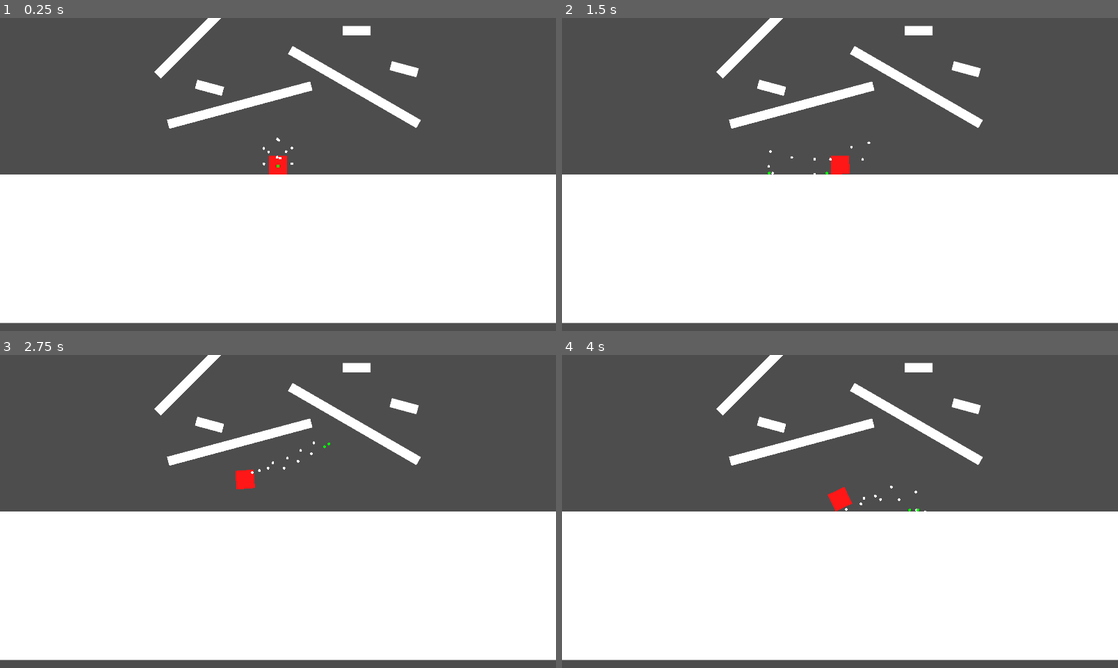
Above: before the commit, frames 1-4 (two rows, left to right).
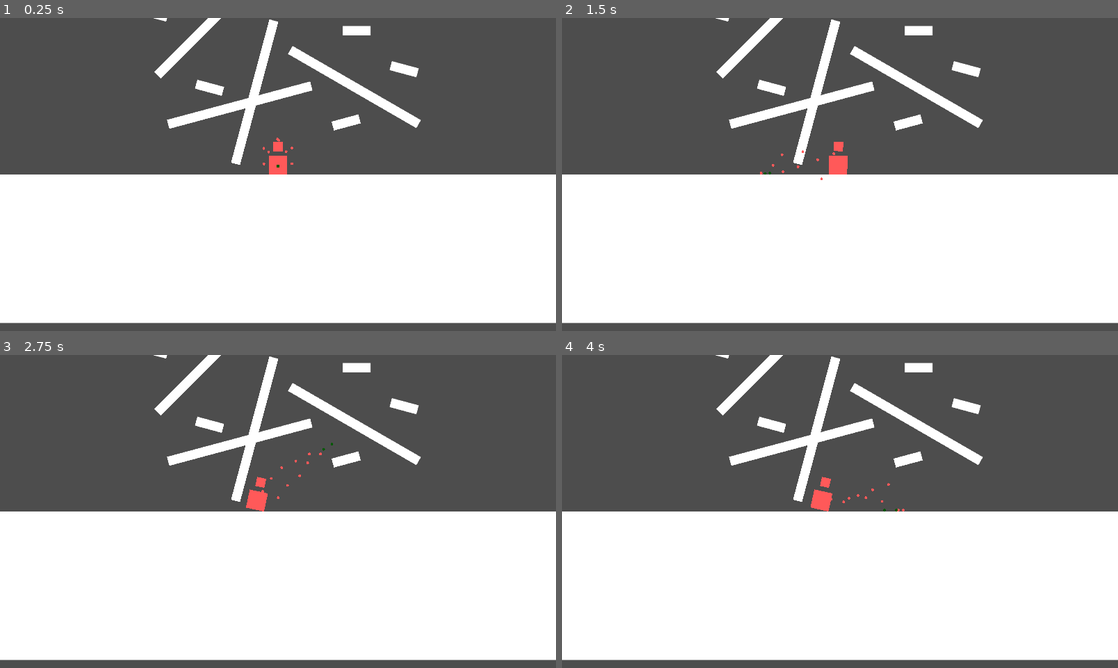
Above: after the commit, the same moments.

Repository: ZuBsPaCe/ludum-dare-55
Game: Godot game, scene res://Scenes/Game.tscn
The game is run twice, just before and just after one commit, with the same random seed, the same clock (stepped at 60 frames per second) and the same inputs.
Inputs (mouse positions are in pixels of both pictures, inside the frame that each line leads up to):
- Up to frame 1 (0.25 s): no input
- Up to frame 2 (1.5 s): tap Enter at 0.5 s; move the mouse to (962, 158) at 0.52 s; click (962, 158) at 0.6 s; move the mouse to (728, 190) at 1.27 s; right-click (728, 190) at 1.35 s
- Up to frame 3 (2.75 s): move the mouse to (333, 442) at 2.02 s; click (333, 442) at 2.1 s
- Up to frame 4 (4 s): move the mouse to (812, 574) at 2.77 s; right-click (812, 574) at 2.85 s; move the mouse to (1006, 558) at 3.52 s; click (1006, 558) at 3.6 s

The runs differ from the first frame. In frame 1, 1.2% of the frame differs, in the area x 27-65%, y 0-50%; in frame 2, 1.2%; in frame 3, 1.3%; in frame 4, 1.4%, in the area x 27-66%, y 0-50%.

Commit message:
Improved sliding. No more bumps on hold-start (prevents cheating).

Diff:
--- a/Chain/Chain.gd
+++ b/Chain/Chain.gd
@@ -9,3 +9,6 @@
 
 func set_fixed_velocity(velocity: Vector2):
 	_chainBody.set_fixed_velocity(velocity)
+
+func unset_fixed_velocity():
+	_chainBody.unset_fixed_velocity()
--- a/Player/Player.gd
+++ b/Player/Player.gd
@@ -12,8 +12,10 @@
 
 const MAX_REACH := 620.0
 
+
 class ArmInfo:
 	var hold_pos: Vector2
+	var sliding: bool
 
 	var joints := []
 	var bodies := []
@@ -66,19 +68,10 @@
 
 
 	if Input.is_action_just_pressed(hold_action):
-		arm.hold_pos = arm.hand.global_position
+		arm.sliding = true
 
 		for joint in arm.joints:
 			joint.softness = HOLD_SOFTNESS
-
-		#var summed_dist := 0.0
-		#for i in range(arm.bodies.size() - 1):
-			#summed_dist += (arm.bodies[i].global_position - arm.bodies[i + 1].global_position).length()
-		#
-		#print(summed_dist)
-		#if summed_dist > 1330:
-		var offset = arm.joints[1].global_position - arm.joints[0].global_position
-		arm.player.apply_central_impulse(offset.normalized() * 500)
 
 	elif Input.is_action_just_released(hold_action):
 		for joint in arm.joints:
@@ -87,20 +80,28 @@
 	var impulse: Vector2
 
 	var target_pos: Vector2
+	var is_holding := false
 	if Input.is_action_pressed(hold_action):
-		if (is_left && GlobalState.left_grip_count == 0) or (!is_left && GlobalState.right_grip_count == 0):
-			arm.hold_pos.y += 100.0 * delta
+		if (is_left && GlobalState.left_grip_count > 0) or (!is_left && GlobalState.right_grip_count > 0):
+			is_holding = true
+			if arm.sliding:
+				arm.sliding = false
+				arm.hold_pos = arm.hand.global_position
 
-		target_pos = arm.hold_pos
-		impulse = (target_pos - arm.hand.global_position) * 50.0
-		arm.hand.set_fixed_velocity(impulse)
-		arm.hand.gravity_scale = 0.0
+			target_pos = arm.hold_pos
+			impulse = (target_pos - arm.hand.global_position) * 50.0
+			arm.hand.set_fixed_velocity(impulse)
+			arm.hand.gravity_scale = 0.0
 
-		var push = Input.get_last_mouse_velocity().x
-		push = clampf(push, -100, 100)
-		arm.player.apply_central_impulse(Vector2.RIGHT * push * 0.05)
+			var push = Input.get_last_mouse_velocity().x
+			push = clampf(push, -100, 100)
+			arm.player.apply_central_impulse(Vector2.RIGHT * push * 0.05)
+		else:
+			arm.sliding = true
+	else:
+		arm.sliding = false
 
-	else:
+	if !is_holding:
 		target_pos = arm.player.get_global_mouse_position()
 
 		var offset = target_pos - arm.shoulder_joint.global_position
@@ -109,9 +110,13 @@
 		offset = offset.limit_length(MAX_REACH)
 		target_pos = arm.shoulder_joint.global_position + offset
 
-		impulse = (target_pos - arm.hand.global_position) * 10.0
+		if !arm.sliding:
+			impulse = (target_pos - arm.hand.global_position) * 10.0
+			arm.hand.set_fixed_velocity(impulse)
+		else:
+			arm.hand.unset_fixed_velocity()
 
-		arm.hand.set_fixed_velocity(impulse)
+
 		arm.hand.gravity_scale = 0.0
 
 
--- a/Player/Player.tscn
+++ b/Player/Player.tscn
@@ -4,13 +4,17 @@
 [ext_resource type="PackedScene" uid="uid://c43fso3cy3cmi" path="res://Chain/Chain.tscn" id="2_obags"]
 
 [node name="Player" type="RigidBody2D"]
+modulate = Color(1, 0.34902, 0.34902, 1)
 collision_layer = 2
 script = ExtResource("1_wydgr")
 chain_scene = ExtResource("2_obags")
 
 [node name="Polygon2D" type="Polygon2D" parent="."]
-color = Color(1, 0.0901961, 0.0901961, 1)
 polygon = PackedVector2Array(-64, -64, 64, -64, 64, 64, -64, 64)
 
 [node name="CollisionPolygon2D" type="CollisionPolygon2D" parent="."]
 polygon = PackedVector2Array(-64, -64, 64, -64, 64, 64, -64, 64)
+
+[node name="Polygon2D2" type="Polygon2D" parent="."]
+position = Vector2(0, -128)
+polygon = PackedVector2Array(-32, 32, 32, 32, 32, -32, -32, -32)
--- a/Scenes/Game.tscn
+++ b/Scenes/Game.tscn
@@ -24,36 +24,48 @@
 
 [node name="Player" parent="." instance=ExtResource("1_sk4w4")]
 
-[node name="Grip02" parent="." instance=ExtResource("4_7di1l")]
+[node name="Grips" type="Node2D" parent="."]
+z_index = -1
+
+[node name="Grip02" parent="Grips" instance=ExtResource("4_7di1l")]
 position = Vector2(-256, -448)
 rotation = -0.261799
 
-[node name="Grip03" parent="." instance=ExtResource("4_7di1l")]
+[node name="Grip03" parent="Grips" instance=ExtResource("4_7di1l")]
 position = Vector2(512, -576)
 rotation = 0.523598
 
-[node name="Grip04" parent="." instance=ExtResource("4_7di1l")]
+[node name="Grip04" parent="Grips" instance=ExtResource("4_7di1l")]
 position = Vector2(-448, -1024)
 rotation = -0.785397
 
-[node name="Grip05" parent="." instance=ExtResource("4_7di1l")]
+[node name="Grip05" parent="Grips" instance=ExtResource("4_7di1l")]
 position = Vector2(576, -1344)
 rotation = -0.261799
 
-[node name="Grip07" parent="." instance=ExtResource("4_7di1l")]
+[node name="Grip07" parent="Grips" instance=ExtResource("4_7di1l")]
 position = Vector2(-832, -1664)
 rotation = 0.261799
 
-[node name="Grip01" parent="." instance=ExtResource("4_f673y")]
+[node name="Grip10" parent="Grips" instance=ExtResource("4_7di1l")]
+position = Vector2(-192, -576)
+rotation = 1.83259
+
+[node name="Grip01" parent="Grips" instance=ExtResource("4_f673y")]
 position = Vector2(-512, -576)
 rotation = 0.261799
 
-[node name="Grip06" parent="." instance=ExtResource("4_f673y")]
+[node name="Grip06" parent="Grips" instance=ExtResource("4_f673y")]
 position = Vector2(832, -704)
 rotation = 0.261799
 
-[node name="Grip08" parent="." instance=ExtResource("4_f673y")]
+[node name="Grip08" parent="Grips" instance=ExtResource("4_f673y")]
 position = Vector2(512, -960)
 
-[node name="Grip09" parent="." instance=ExtResource("4_f673y")]
+[node name="Grip09" parent="Grips" instance=ExtResource("4_f673y")]
 position = Vector2(-896, -1088)
+rotation = 0.261799
+
+[node name="Grip11" parent="Grips" instance=ExtResource("4_f673y")]
+position = Vector2(448, -320)
+rotation = -0.261799
